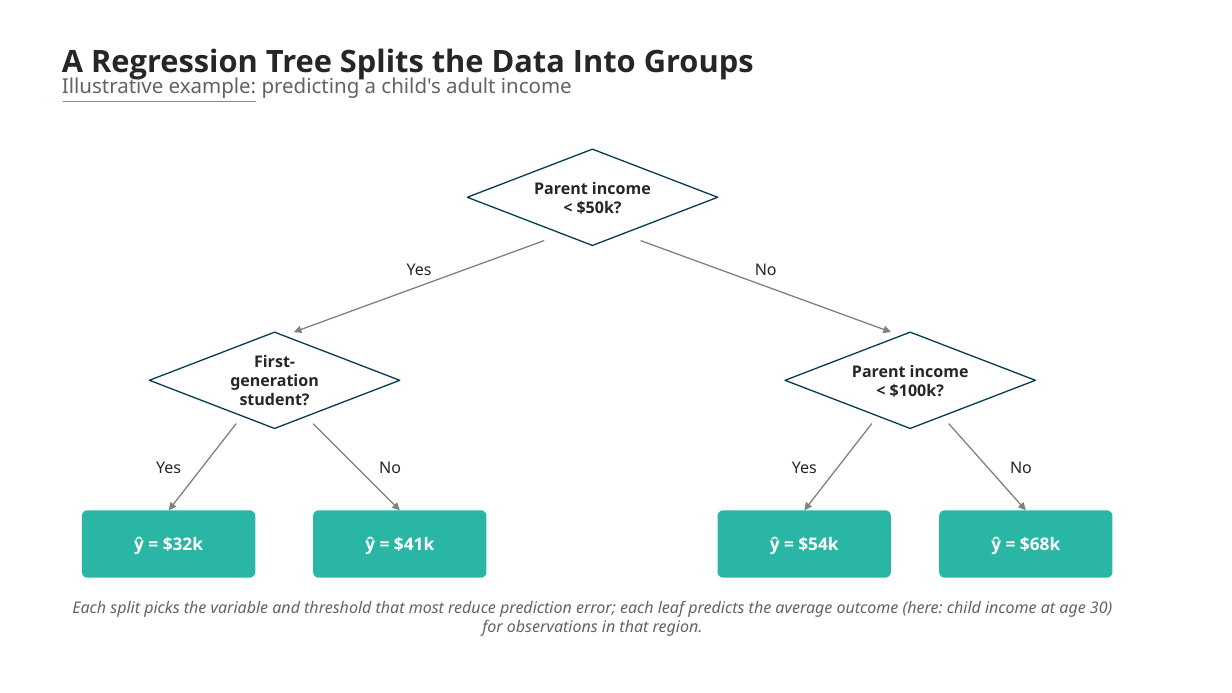
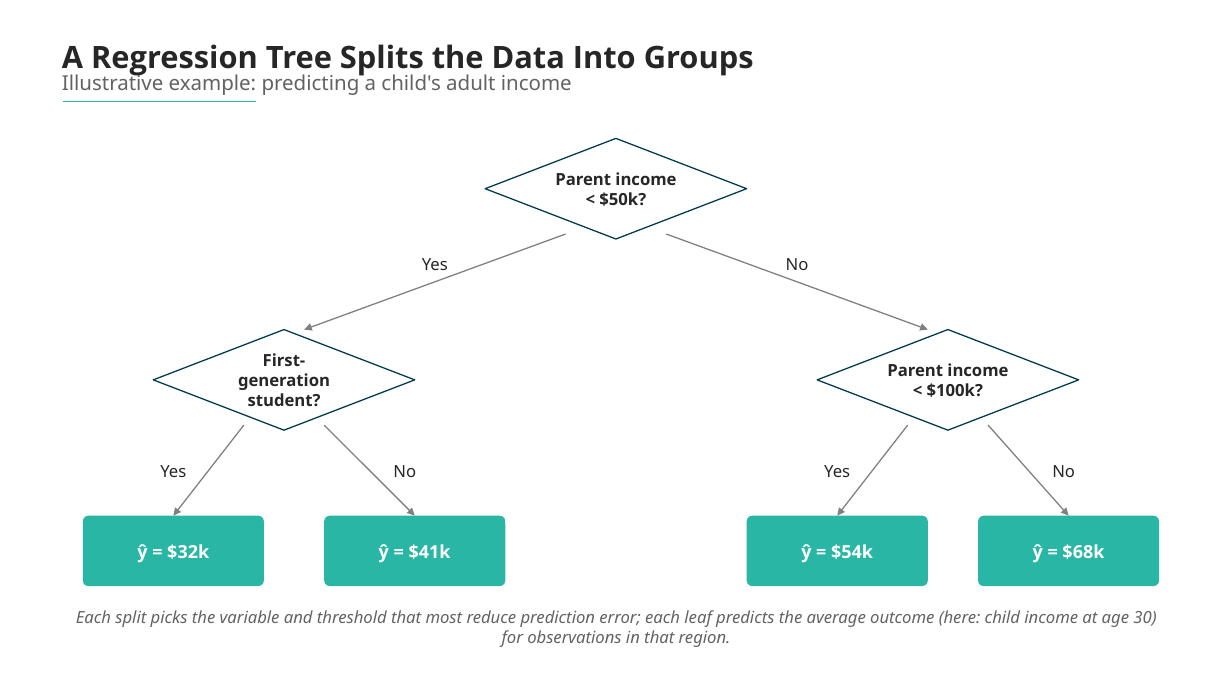
Before and after one commit to yeojinkimoi/oi-deck-builder, a slide deck: slide 3 of oi-slide-v2/decks/demo_ml/TreeModelsDemo.pptx. Drawn at 1232x693 pixels with LibreOffice and Linux fonts; fonts in the diff are those of the drawing; background and template pictures are left out. Boxes give left, top, right and bottom in pixels: in the first picture for what was removed or moved away, otherwise in the second. Text is boxed around its words. In the diff, an @@ line names an element or a change of style, - is before the commit and + after.

```diff
--- a/oi-slide-v2/decks/demo_ml/TreeModelsDemo.pptx
+++ b/oi-slide-v2/decks/demo_ml/TreeModelsDemo.pptx
@@ text "A Regression Tree Splits the ..." at [62, 44, 754, 76]: line spacing 1 to 0.9 @@
@@ text "Illustrative example: predicting a child's ..." at [62, 71, 572, 95]: line spacing 1 to 0.9 @@
@@ diamond "Parent income": place and size @@
-diamond "Parent income" at [468, 149, 718, 245]
+diamond "Parent income" at [485, 139, 747, 239]
@@ arrow moved from (544, 240) - (294, 332) to (566, 234) - (304, 330) @@
@@ arrow moved from (640, 240) - (891, 332) to (666, 234) - (928, 330) @@
@@ text "Yes": place and size @@
-text "Yes" at [407, 263, 432, 275]
+text "Yes" at [422, 258, 448, 270]
@@ text "No": place and size @@
-text "No" at [755, 263, 777, 275]
+text "No" at [786, 258, 809, 270]
@@ diamond "First-generation": place and size @@
-diamond "First-generation" at [150, 333, 400, 429]
+diamond "First-generation" at [153, 330, 415, 431]
@@ diamond "Parent income": place and size @@
-diamond "Parent income" at [786, 333, 1036, 429]
+diamond "Parent income" at [817, 330, 1079, 431]
@@ arrow moved from (237, 423) - (169, 510) to (244, 425) - (174, 516) @@
@@ arrow moved from (313, 423) - (400, 510) to (324, 425) - (415, 516) @@
@@ arrow moved from (872, 423) - (805, 510) to (908, 425) - (837, 516) @@
@@ arrow moved from (949, 423) - (1026, 510) to (988, 425) - (1068, 516) @@
@@ text "No": place and size @@
-text "No" at [379, 461, 401, 473]
+text "No" at [393, 465, 416, 477]
@@ text "Yes": place and size @@
-text "Yes" at [792, 461, 817, 473]
+text "Yes" at [824, 465, 850, 477]
@@ size 12.5 to 13 pt in 10 elements at [153, 330, 415, 431], [160, 465, 186, 477], [393, 465, 416, 477], [422, 258, 448, 270], [485, 139, 747, 239], [817, 330, 1079, 431], [76, 610, 1156, 647], [824, 465, 850, 477], [786, 258, 809, 270], [1052, 465, 1075, 477] @@
@@ text "No": place and size @@
-text "No" at [1010, 461, 1032, 473]
+text "No" at [1052, 465, 1075, 477]
@@ rounded rectangle "ŷ = $32k": place and size @@
-rounded rectangle "ŷ = $32k" at [82, 510, 256, 578]
+rounded rectangle "ŷ = $32k" at [83, 516, 264, 586]
@@ rounded rectangle "ŷ = $41k": place and size @@
-rounded rectangle "ŷ = $41k" at [313, 510, 487, 578]
+rounded rectangle "ŷ = $41k" at [324, 516, 506, 586]
@@ rounded rectangle "ŷ = $54k": place and size @@
-rounded rectangle "ŷ = $54k" at [718, 510, 892, 578]
+rounded rectangle "ŷ = $54k" at [747, 516, 928, 586]
@@ size 13.5 to 14 pt; proportions changed in 4 elements at [83, 516, 264, 586], [324, 516, 506, 586], [747, 516, 928, 586], [979, 516, 1160, 586] @@
@@ rounded rectangle "ŷ = $68k": place and size @@
-rounded rectangle "ŷ = $68k" at [939, 510, 1113, 578]
+rounded rectangle "ŷ = $68k" at [979, 516, 1160, 586]
@@ text "Each split picks the variable ...": place and size @@
-text "Each split picks the variable ..." at [72, 601, 1112, 636]
+text "Each split picks the variable ..." at [76, 610, 1156, 647]
```
Also in this commit, not shown: 3 other slides changed, 1 other file.
